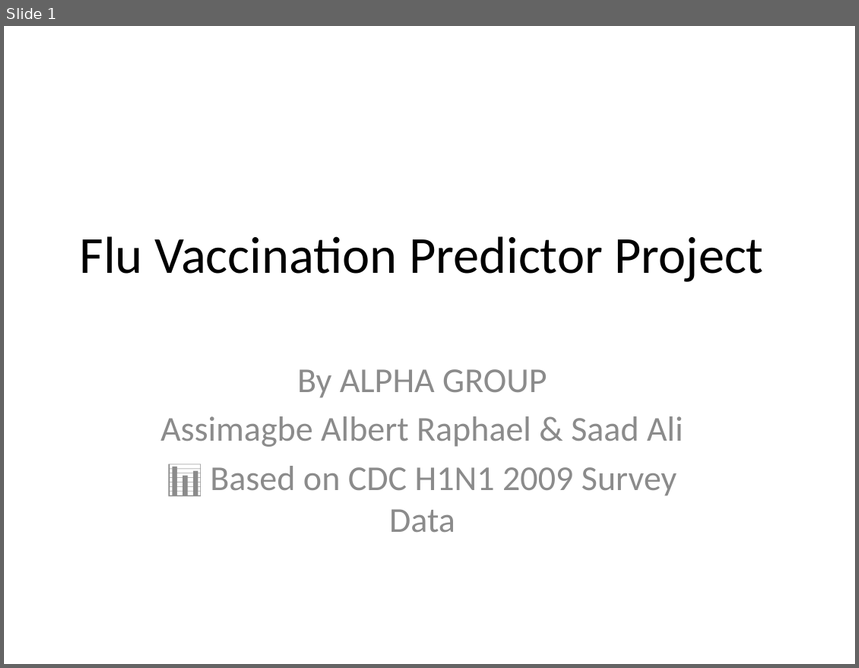
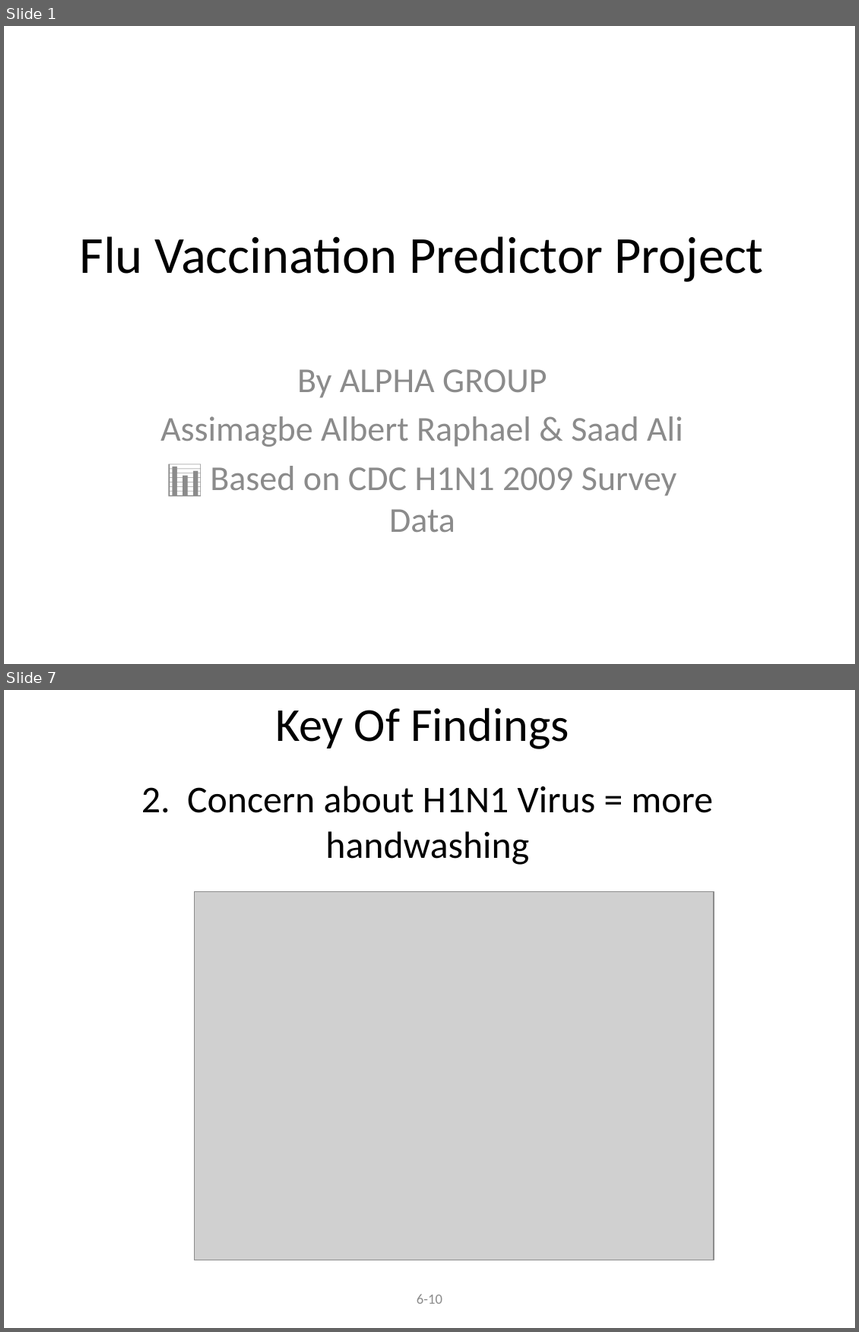
Before and after one commit to albert-raphael/alpha-group, a slide deck: documents/Flu_Vaccination_Predictor_Presentation.pptx. Shown one above the other, each under a label of ours: slide 1 before the commit, slides 1 and 7 after it; the slides between them are not shown. The pictures are 859x668 and 859x1332 pixels, drawn with LibreOffice and Linux fonts; fonts in the diff are those of the drawing; grey boxes stand for pictures. Boxes give left, top, right and bottom in pixels: in the first picture for what was removed or moved away, otherwise in the second. Text is boxed around its words. In the diff, an @@ line names an element or a change of style, - is before the commit and + after.

```diff
--- a/documents/Flu_Vaccination_Predictor_Presentation.pptx
+++ b/documents/Flu_Vaccination_Predictor_Presentation.pptx
@@ slide 7 added at [4, 690, 855, 1328], background #FFFFFF @@
@@ title added at [275, 707, 569, 749], 40 pt, text #000000 @@
+Key Of Findings
@@ text added at [142, 786, 713, 865], 32 pt, text #000000 @@
+2. Concern about H1N1 Virus = more handwashing
@@ picture added at [195, 891, 714, 1260] @@
@@ text added at [417, 1294, 443, 1304], 12 pt, text #8C8C8C @@
+6-10
```
Also in this commit, not shown: 4 slides changed, 5 other slides added, 2 slides removed, 1 other file.
